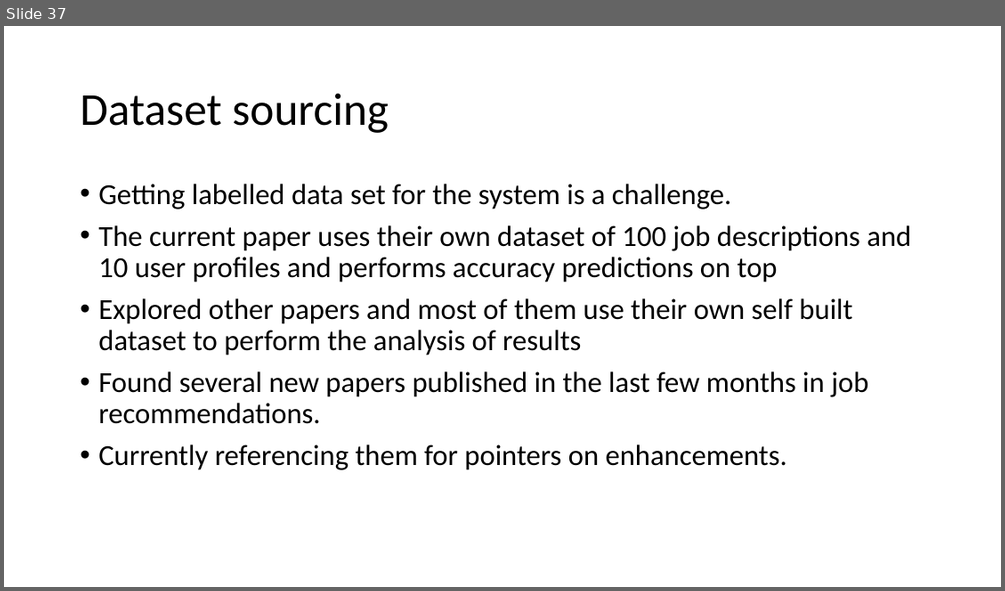
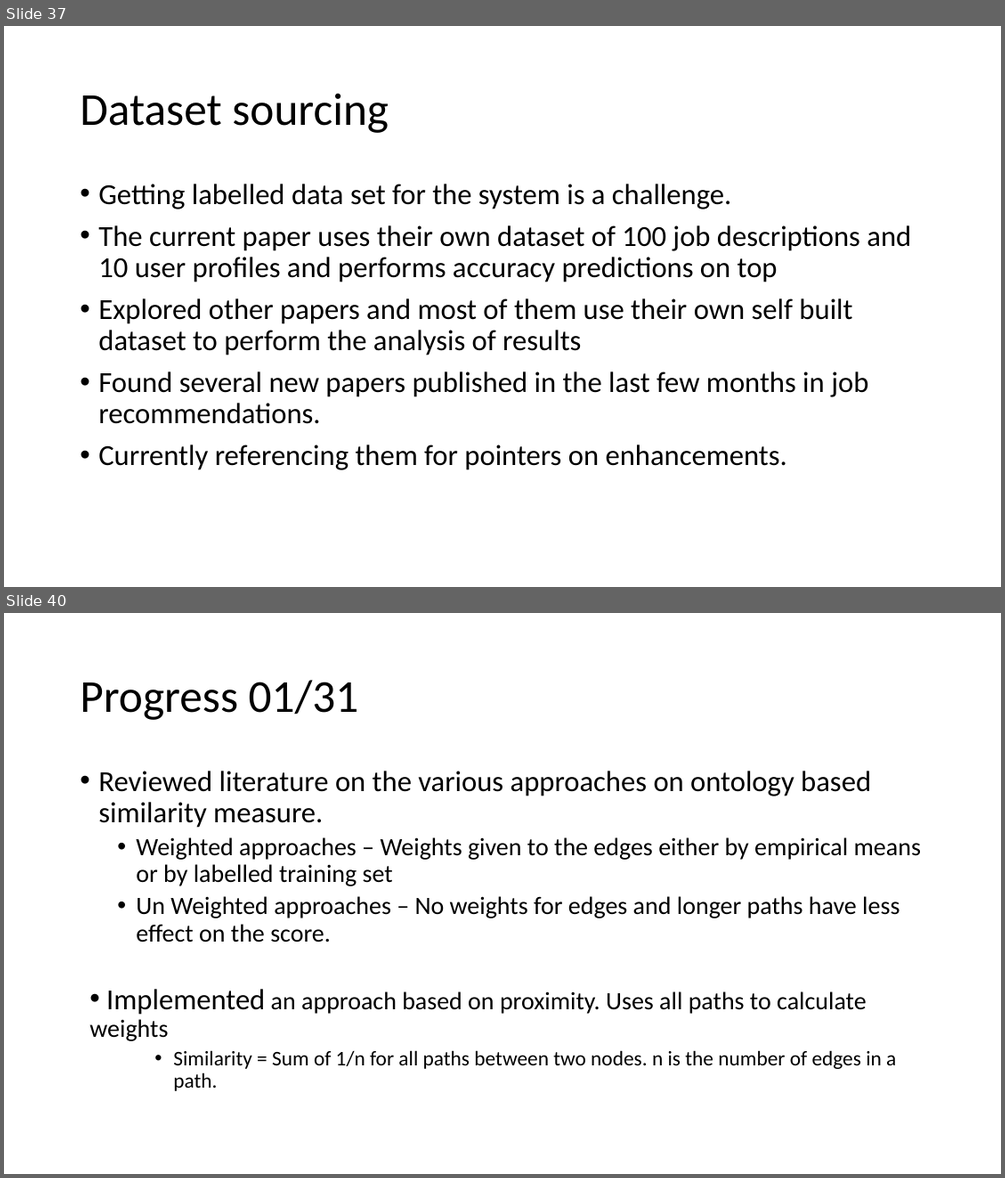
Before and after one commit to yeshbash/CS297, a slide deck: CS297-2.pptx. Shown one above the other, each under a label of ours: slide 37 before the commit, slides 37 and 40 after it; the slides between them are not shown. The pictures are 1005x591 and 1005x1178 pixels, drawn with LibreOffice and Linux fonts; fonts in the diff are those of the drawing. Boxes give left, top, right and bottom in pixels: in the first picture for what was removed or moved away, otherwise in the second. Text is boxed around its words. In the diff, an @@ line names an element or a change of style, - is before the commit and + after.

```diff
--- a/CS297-2.pptx
+++ b/CS297-2.pptx
@@ slide 40 added at box(4, 613, 1001, 1174), background #FFFFFF @@
@@ title added at box(80, 680, 359, 720), 44 pt, text #000000 @@
+Progress 01/31
@@ text added at box(89, 771, 921, 1091), 24 pt, text #000000 @@
+• Reviewed literature on the various approaches on ontology based similarity measure.
+  • Weighted approaches – Weights given to the edges either by empirical means or by labelled training set
+  • Un Weighted approaches – No weights for edges and longer paths have less effect on the score.
+  • Implemented an approach based on proximity. Uses all paths to calculate weights
+    • Similarity = Sum of 1/n for all paths between two nodes. n is the number of edges in a path.
```
Also in this commit, not shown: 8 other slides added, 2 other files.
